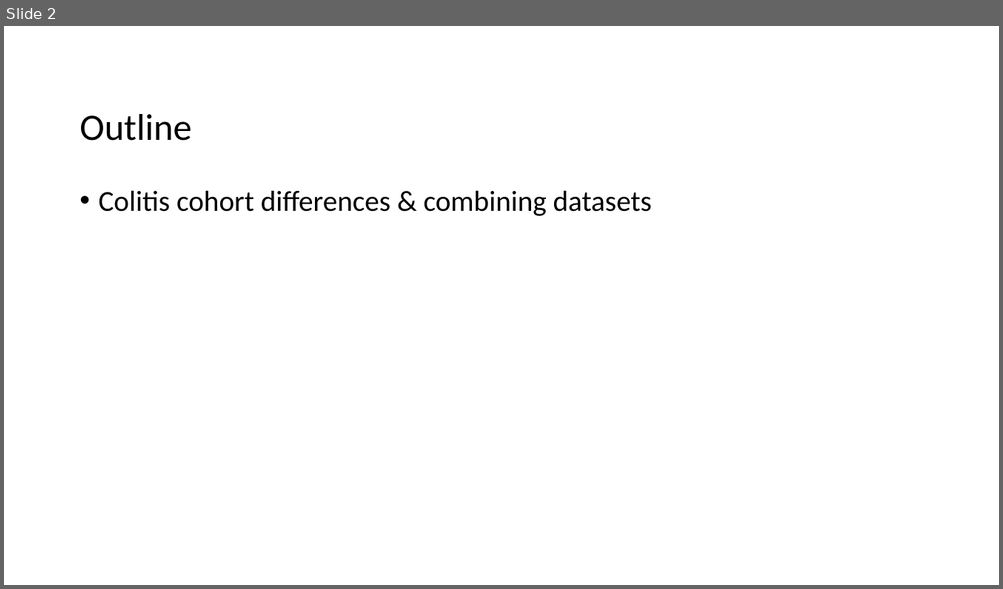
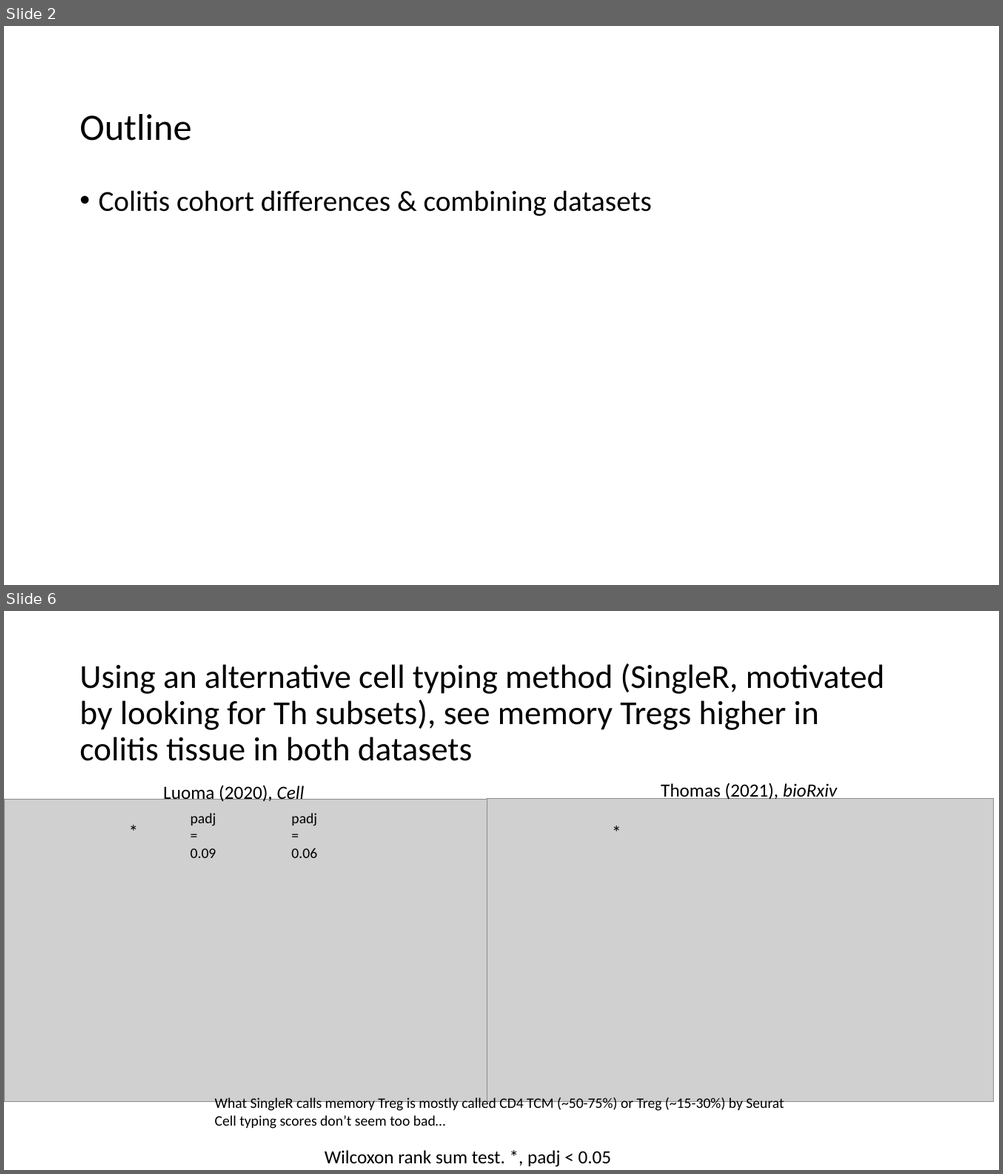
Before and after one commit to tybottorff/bottorffdocs, a slide deck: presentations/weekly_meetings/3_7_24.pptx. Shown one above the other, each under a label of ours: slide 2 before the commit, slides 2 and 6 after it; the slides between them are not shown. The pictures are 1003x589 and 1003x1174 pixels, drawn with LibreOffice and Linux fonts; fonts in the diff are those of the drawing; grey boxes stand for pictures. Boxes give left, top, right and bottom in pixels: in the first picture for what was removed or moved away, otherwise in the second. Text is boxed around its words. In the diff, an @@ line names an element or a change of style, - is before the commit and + after.

```diff
--- a/presentations/weekly_meetings/3_7_24.pptx
+++ b/presentations/weekly_meetings/3_7_24.pptx
@@ slide 6 added at [4,611,999,1170], background #FFFFFF @@
@@ title added at [79,664,885,761], 32.4 pt, text #000000 @@
+Using an alternative cell typing method (SingleR, motivated by looking for Th subsets), see memory Tregs higher in colitis tissue in both datasets
@@ text added at [163,784,304,802], 18 pt, text #000000 @@
+Luoma (2020), Cell
@@ text added at [660,783,836,802], 18 pt, text #000000 @@
+Thomas (2021), bioRxiv
@@ picture added at [4,799,502,1102] @@
@@ picture added at [486,799,993,1102] @@
@@ text added at [122,816,142,846], 18 pt, text #000000 @@
+*
@@ text added at [190,813,216,858], 14 pt, text #000000 @@
+padj =
+0.09
@@ text added at [291,813,317,858], 14 pt, text #000000 @@
+padj =
+0.06
@@ text added at [605,817,624,847], 18 pt, text #000000 @@
+*
@@ text added at [215,1096,783,1129], 14 pt, text #000000 @@
+What SingleR calls memory Treg is mostly called CD4 TCM (~50-75%) or Treg (~15-30%) by Seurat
+Cell typing scores don’t seem too bad…
@@ text added at [324,1150,612,1167], 18 pt, text #000000 @@
+Wilcoxon rank sum test. *, padj < 0.05
```
Also in this commit, not shown: 3 slides changed, 1 other slide added.
